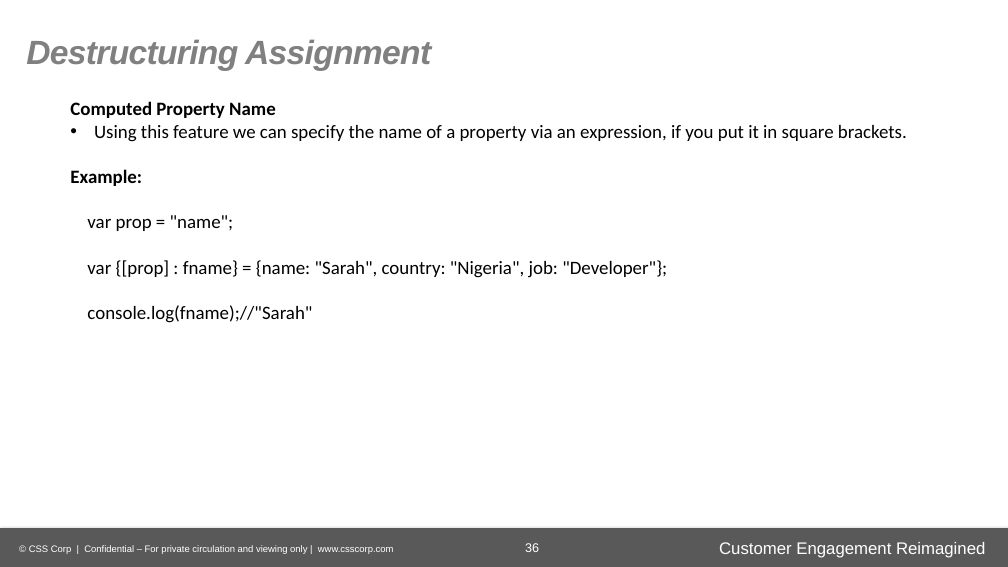
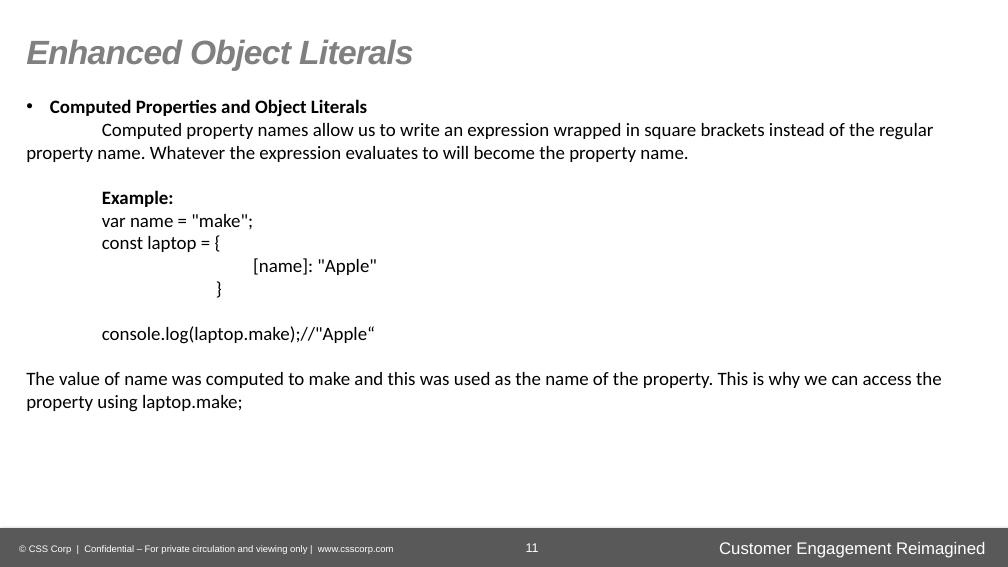
Before and after one commit to gurudevraj/asEmployee, a slide deck: slide 11 of ECMAScript 6-P.pptx (slide 36 before the commit). Drawn at 1008x567 pixels with LibreOffice and Linux fonts; fonts in the diff are those of the drawing; background and template pictures are left out. Boxes give left, top, right and bottom in pixels: in the first picture for what was removed or moved away, otherwise in the second. Text is boxed around its words. In the diff, an @@ line names an element or a change of style, - is before the commit and + after.

```diff
--- a/ECMAScript 6-P.pptx
+++ b/ECMAScript 6-P.pptx
@@ text at [26, 39, 414, 71]: text changed @@
-Destructuring Assignment
+Enhanced Object Literals
@@ text "Computed Properties and Object Literals": place and size @@
-text "Computed Properties and Object Literals" at [70, 101, 907, 323]
+text "Computed Properties and Object Literals" at [26, 99, 942, 412]
@@ text at [26, 99, 933, 162]: text changed @@
-Computed Property Name
-• Using this feature we can specify the name of a property via an expression, if you put it in square brackets.
+• Computed Properties and Object Literals
+Computed property names allow us to write an expression wrapped in square brackets instead of the regular property name. Whatever the expression evaluates to will become the property name.
@@ text at [26, 214, 942, 412]: text changed @@
-var prop = "name";
-var {[prop] : fname} = {name: "Sarah", country: "Nigeria", job: "Developer"};
-console.log(fname);//"Sarah"
+var name = "make";
+const laptop = {
+[name]: "Apple"
+}
+console.log(laptop.make);//"Apple“
+The value of name was computed to make and this was used as the name of the property. This is why we can access the property using laptop.make;
@@ page number at [526, 543, 539, 552]: text changed @@
-36
+11
```
Also in this commit, not shown: 14 other slides changed, 9 slides added, 24 slides removed, 3 other files.
